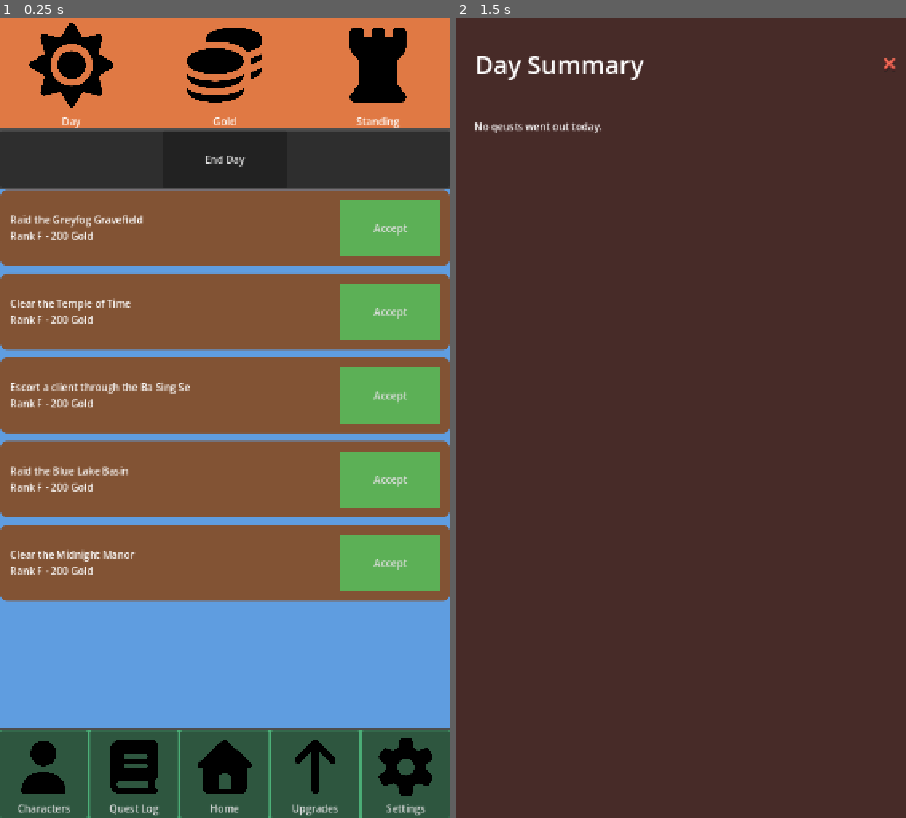
Above: before the commit, frames 1-2 (left to right).
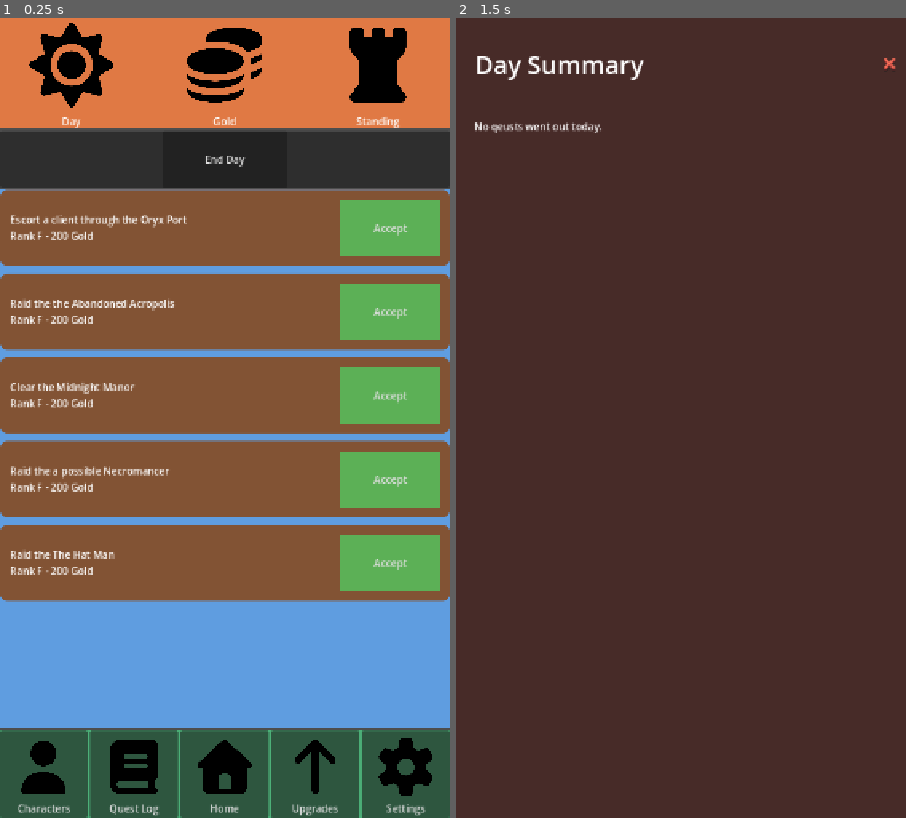
Above: after the commit, the same moments.

Repository: ActuallySanta/Fantasy-Guild-Manager
Game: Godot game, scene res://Scenes/UI/home_ui_prototype.tscn
Same seed, same stepped clock (60 frames per second), same inputs: the game is played once before the commit and once after it. The engine's default icon, where the game draws it, is replaced by a stand-in: a white triangle on a blue panel in a dark square.
Inputs:
- Up to frame 1 (0.25 s): no input
- Up to frame 2 (1.5 s): click "End Day" at 0.5 s; click "Accept" at 1.25 s

The runs differ from the first frame. In frame 1, 1.2% of the frame differs, in the area x 2-43%, y 24-68%; in frame 2, nothing differs.

Commit message:
added intel quests

Diff:
--- a/Globals/external_content_container.gd
+++ b/Globals/external_content_container.gd
@@ -91,6 +91,8 @@
 	quest_story.append(MultiColumnLoader._load_info_from_rows(quest_story_test_path, 3))
 	quest_story.append(MultiColumnLoader._load_info_from_rows(quest_story_test_path, 4))
 	quest_story.append(MultiColumnLoader._load_info_from_rows(quest_story_test_path, 5))
+	quest_story.append(MultiColumnLoader._load_info_from_rows(quest_story_test_path, 6))
+	quest_story.append(MultiColumnLoader._load_info_from_rows(quest_story_test_path, 7))
 
 	location_names.append(MultiColumnLoader._load_info_from_file(dunegon_locations_test_path, 1, 0))
 	location_names.append(MultiColumnLoader._load_info_from_file(dunegon_locations_test_path, 1, 1))
--- a/Scripts/Quest Creator/quest_resource.gd
+++ b/Scripts/Quest Creator/quest_resource.gd
@@ -54,13 +54,12 @@
 		return questNum
 
 func _init() -> void:
-	#hard coding variables for intial testing
-	difficulty = 0;
-
-	questNum = randi_range(0, 5)
+	difficulty = 0; #hard code
+
+	questNum = randi_range(0, 7)
 	type = ExternalContentContainer.get_Quest_Story(questNum, 0).to_int()
 	location = ExternalContentContainer.get_Location_Name(type - 1)
-	goldReward = 200;
+	goldReward = 200 + (150 * difficulty)
 
 	match type:
 		1:
@@ -103,7 +102,7 @@
 	var returnString = ""
 
 	numAdventurers = _questingAdventurers.size()
-	print(numAdventurers)
+	#print(numAdventurers)
 
 	var data = {"location": location}
 	if(numAdventurers == 1):
@@ -113,7 +112,7 @@
 		returnString = str(returnString, "[b]", _questingAdventurers[0].name, "[/b] and [b]", _questingAdventurers[1].name, "[/b] ",
 ExternalContentContainer.get_Quest_Story(questNum, 1).c_unescape().format(data))
 
-	var loopbreaker = 12
+	var loopbreaker = 12 + (3 * difficulty)
 	while randi_range(-1, 10) < loopbreaker:
 		match randi_range(0, 1):
 			0:
@@ -170,9 +169,9 @@
 			ExternalContentContainer.get_Monster_Name(QuestManager.instance.testQuestNumber),
 			"s, but defeated them [color=green][b]without sustaining any injuries[/b][/color].\n")
 		_:
-			returnString = str(returnString, "[b]", _questingAdventurers[0].name, "[/b] was ATTACKED by a ",
+			returnString = str(returnString, "[b]", _questingAdventurers[randi_range(0, numAdventurers - 1)].name, "[/b] was ATTACKED by a ",
 			ExternalContentContainer.get_Monster_Name(QuestManager.instance.testQuestNumber),
-			". They managed to fight the monster off but was [color=red][b]INJURED[/b][/color] in the process.\n")
+			". They managed to fight the monster off but were [color=red][b]INJURED[/b][/color] in the process.\n")
 	return returnString
 
 func _search(_questingAdventurers: Array[GuildCharacter], _successChance: float) -> String:
@@ -190,7 +189,7 @@
 			goldReward += extraGold
 			returnString = str(returnString, "[b]The Party[/b] discovered an old chest containing [color=gold][b]", extraGold, " gold[/b][/color].\n")
 		_ :
-			returnString = str(returnString, "[b]", _questingAdventurers[0].name, "[/b] tripped on a rock and gained [color=red][b]1 INJURY[/b][/color].\n")
+			returnString = str(returnString, "[b]", _questingAdventurers[randi_range(0, numAdventurers - 1)].name, "[/b] tripped on a rock and gained [color=red][b]1 INJURY[/b][/color].\n")
 	return returnString
 
 func generatePartyDuo() -> Array[GuildCharacter]:
Not shown, changed: External Content/Quest Stuff (Test)/Story Parts Test.txt
